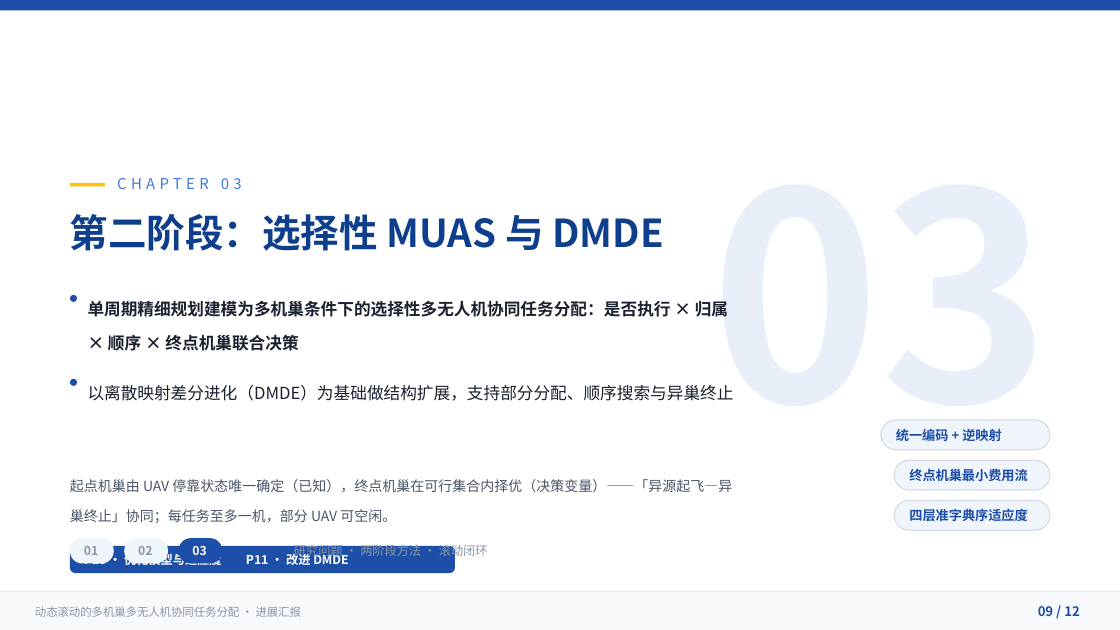
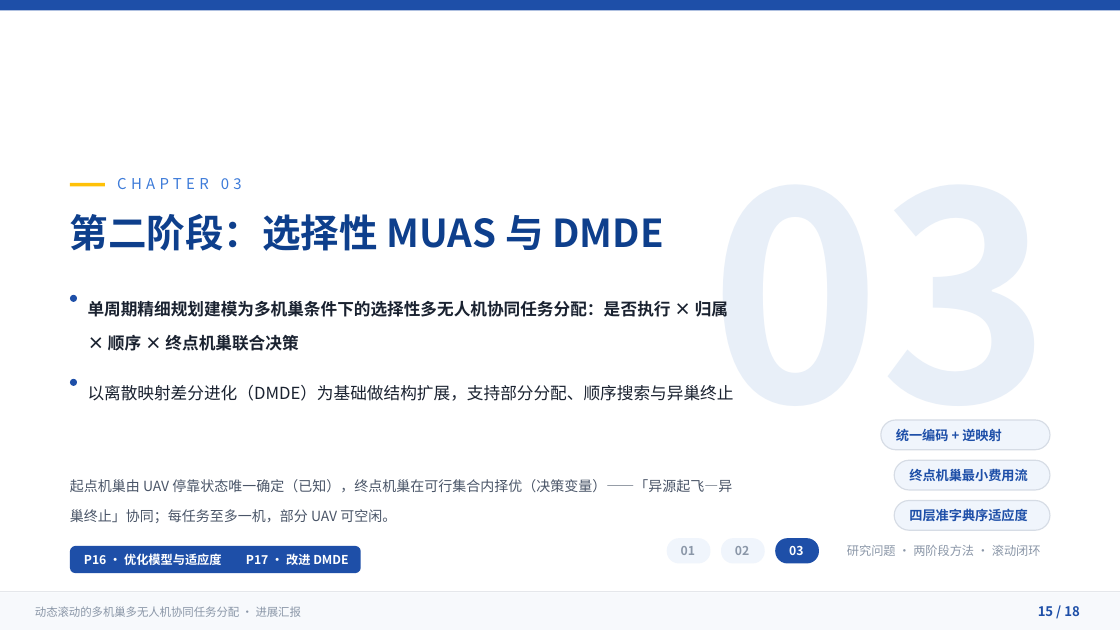
Before and after one commit to 909347194/ExperimentForGraduation, a slide deck: slide 15 of UAV协同任务分配方法-进展汇报/UAV协同任务分配方法-进展汇报.pptx (slide 9 before the commit). Drawn at 1120x630 pixels with LibreOffice and Linux fonts; fonts in the diff are those of the drawing. Boxes give left, top, right and bottom in pixels: in the first picture for what was removed or moved away, otherwise in the second. Text is boxed around its words. In the diff, an @@ line names an element or a change of style, - is before the commit and + after.

```diff
--- a/UAV协同任务分配方法-进展汇报/UAV协同任务分配方法-进展汇报.pptx
+++ b/UAV协同任务分配方法-进展汇报/UAV协同任务分配方法-进展汇报.pptx
@@ 2 texts, 2 rounded rectangles: place and size @@
-2 texts, 2 rounded rectangles at <box>70,539,168,564</box>
+2 texts, 2 rounded rectangles at <box>667,539,765,564</box>
@@ rounded rectangle: place and size @@
-rounded rectangle at <box>178,539,222,564</box>
+rounded rectangle at <box>776,539,819,564</box>
@@ rounded rectangle: place and size @@
-rounded rectangle at <box>70,546,455,573</box>
+rounded rectangle at <box>70,546,360,573</box>
@@ text at <box>84,553,348,565</box>: text changed @@
-P10 · 优化模型与适应度 P11 · 改进 DMDE
+P16 · 优化模型与适应度 P17 · 改进 DMDE
@@ text "03": place and size @@
-text "03" at <box>192,546,206,555</box>
+text "03" at <box>789,546,803,555</box>
@@ text "研究问题 · 两阶段方法 · 滚动闭环" rewrapped from <box>294,542,488,559</box> to <box>847,545,1041,556</box> @@
@@ text at <box>1038,606,1080,616</box>: text changed @@
-09 / 12
+15 / 18
```
Also in this commit, not shown: 11 other slides changed, 6 slides added, 2 other files.
